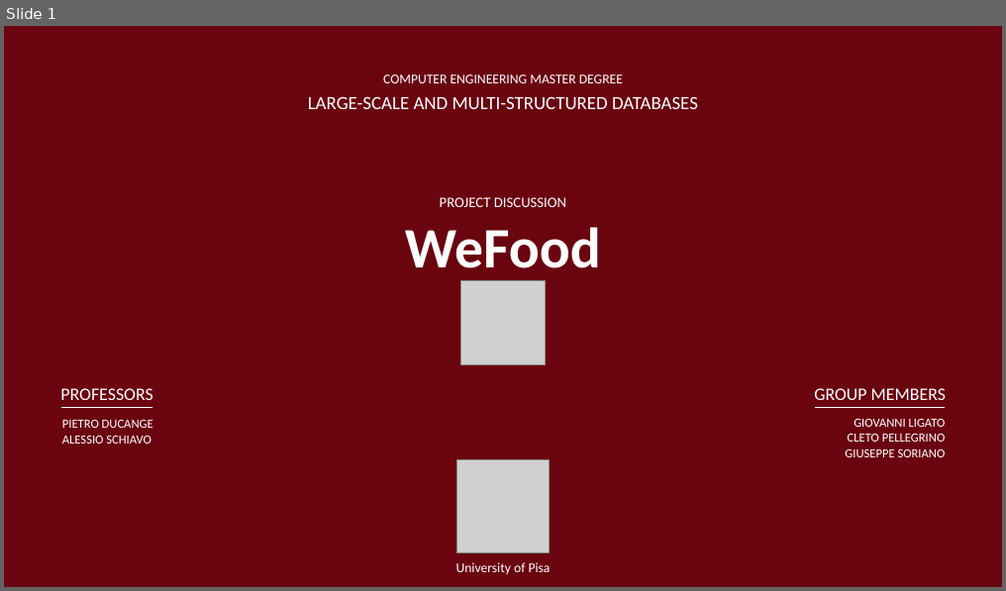
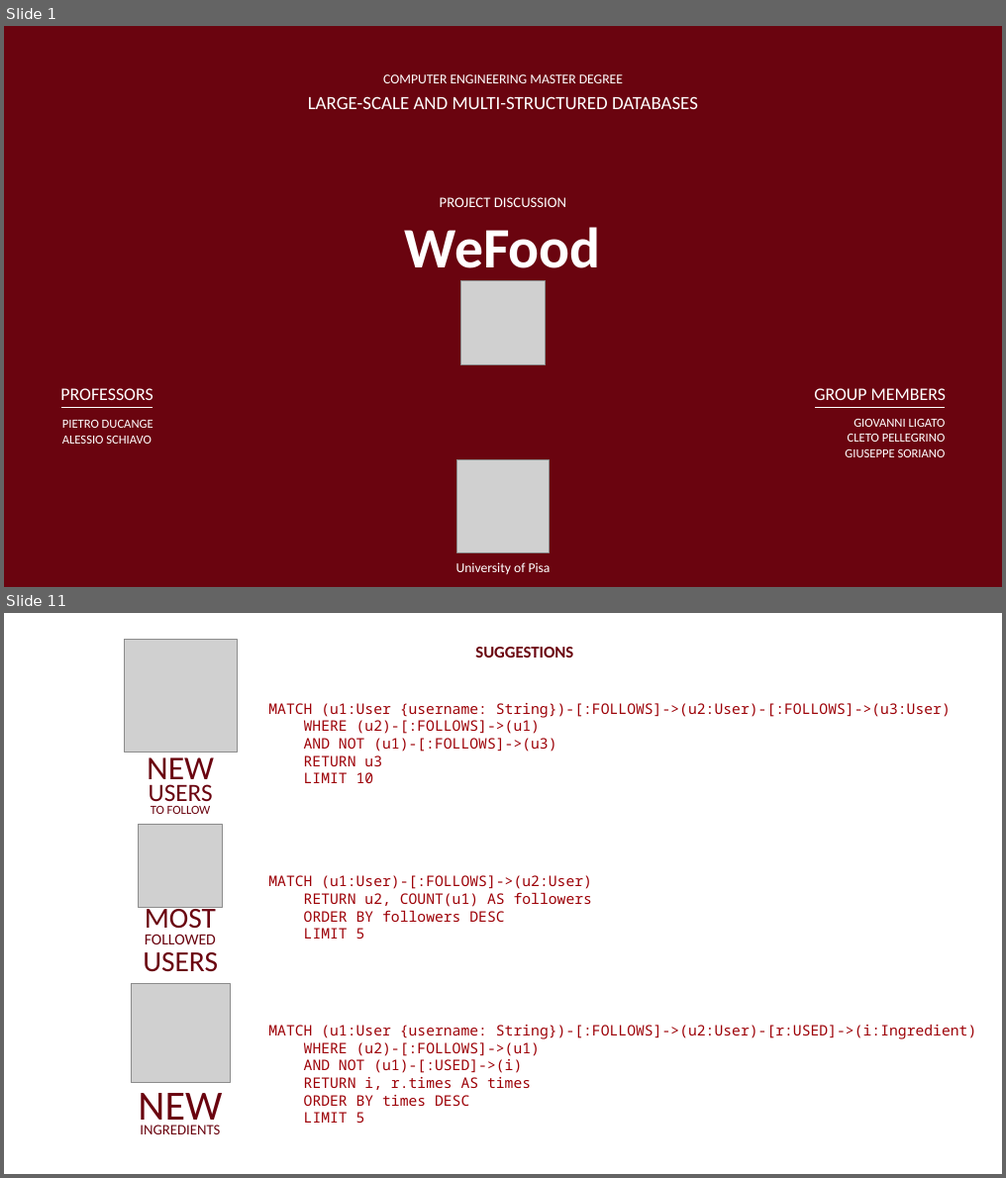
Before and after one commit to GiuseppeSoriano/WeFood, a slide deck: Slides/Final_Presentation/WeFood.pptx. Shown one above the other, each under a label of ours: slide 1 before the commit, slides 1 and 11 after it; the slides between them are not shown. The pictures are 1006x591 and 1006x1178 pixels, drawn with LibreOffice and Linux fonts; fonts in the diff are those of the drawing; grey boxes stand for pictures. Boxes give left, top, right and bottom in pixels: in the first picture for what was removed or moved away, otherwise in the second. Text is boxed around its words. In the diff, an @@ line names an element or a change of style, - is before the commit and + after.

```diff
--- a/Slides/Final_Presentation/WeFood.pptx
+++ b/Slides/Final_Presentation/WeFood.pptx
@@ slide 11 added at (4,613,1002,1174), background #FFFFFF @@
@@ text added at (475,647,573,658), 16 pt, text #6A040F, bold @@
+SUGGESTIONS
@@ text added at (268,703,950,783), 14 pt, text #9D0208 @@
+MATCH (u1:User {username: String})-[:FOLLOWS]->(u2:User)-[:FOLLOWS]->(u3:User)
+WHERE (u2)-[:FOLLOWS]->(u1)
+AND NOT (u1)-[:FOLLOWS]->(u3)
+RETURN u3
+LIMIT 10
@@ group added at (125,639,237,814): 3 texts, 1 picture @@
+NEW
+TO FOLLOW
+USERS
@@ text added at (268,875,592,939), 14 pt, text #9D0208 @@
+MATCH (u1:User)-[:FOLLOWS]->(u2:User)
+RETURN u2, COUNT(u1) AS followers
+ORDER BY followers DESC
+LIMIT 5
@@ group added at (138,824,222,972): 3 texts, 1 picture @@
+MOST
+FOLLOWED
+USERS
@@ picture added at (131,983,230,1082) @@
@@ text added at (268,1024,976,1123), 14 pt, text #9D0208 @@
+MATCH (u1:User {username: String})-[:FOLLOWS]->(u2:User)-[r:USED]->(i:Ingredient)
+WHERE (u2)-[:FOLLOWS]->(u1)
+AND NOT (u1)-[:USED]->(i)
+RETURN i, r.times AS times
+ORDER BY times DESC
+LIMIT 5
@@ text added at (138,1093,222,1130), 40 pt, text #6A040F @@
+NEW
@@ text added at (140,1125,220,1135), 14 pt, text #6A040F @@
+INGREDIENTS
```
Also in this commit, not shown: 5 slides changed, 9 other slides added, 7 slides removed, 48 other files.
